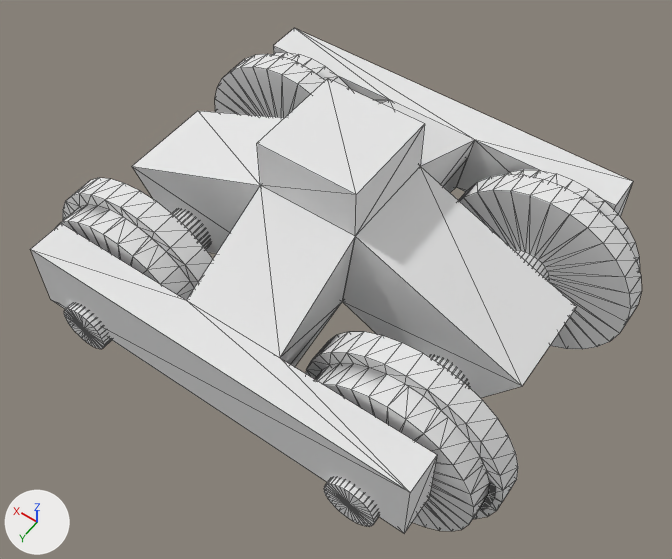
An edit to the OBJ model src/main/resources/assets/nyasamarailway/models/carts/nsb_2m_base.obj, drawn before and after from the same camera.
Rendered twice from a camera (50 mm lens) standing at (-13.2, 18.7, 25.4) and looking at (-0.5, 1.1, -2.4). Every picture has the same lights, and +X, +Y and +Z are marked at lower left. Mesh edges are drawn as thin lines. Where no turn or scale is listed for an object, it has been applied to the vertices.

In view in the first picture: 'bogie', 'm1', 'm2', 'wheel1', 'wheel2'.
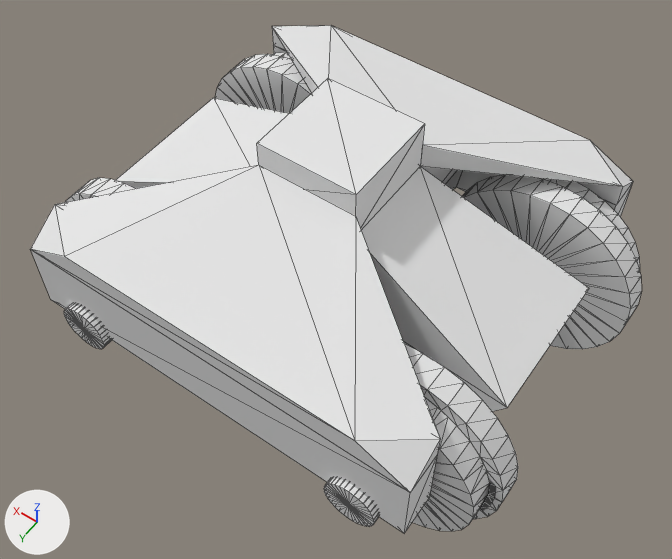
Pixel boxes [x1, y1, x2, y2] of what changed, in the pictures (672 x 559 px):
```json
{"object": "m4", "change": "added", "after": [31, 165, 440, 492]}
{"object": "m2", "change": "reshaped", "before": [342, 166, 577, 398], "after": [361, 166, 589, 411]}
{"object": "m3", "change": "added", "after": [272, 25, 633, 205]}
{"object": "m1", "change": "reshaped", "before": [132, 111, 284, 254], "after": [116, 98, 289, 189]}
{"object": "bogie", "change": "unchanged, covered by the edit", "before": [31, 28, 633, 533], "after": [31, 46, 633, 533]}
{"object": "wheel1", "change": "unchanged, covered by the edit", "before": [55, 52, 350, 349], "after": [64, 52, 311, 349]}
```

Edits to the scene script, one JSON object a line:
```json
{"block": "me_m1", "where": "me_m1.from_pydata(...)  # 8 vertices, 12 faces; spans x 1.5..8.75, y -2.0..2.0, z -4.5..2.0"}
{"block": "me_m1", "where": "# used by ob_m1; location = (0.0, 0.0, 0.0)"}
{"block": "me_m1", "change": "me_m1 part 1"}
{"op": "set", "path": "me_m1.vertices[0].co", "old": "(6.5, 2.0, -4.5)", "new": "(6.5, 3.0, -4.5)"}
{"op": "set", "path": "me_m1.vertices[1].co", "old": "(8.75, 2.0, -1.0)", "new": "(8.75, 3.0, -1.0)", "note": "pixel (131, 166) -> not seen"}
{"op": "set", "path": "me_m1.vertices[2].co", "old": "(6.5, -2.0, -4.5)", "new": "(6.5, -3.0, -4.5)"}
{"op": "set", "path": "me_m1.vertices[3].co", "old": "(8.75, -2.0, -1.0)", "new": "(8.75, -3.0, -1.0)", "note": "pixel (197, 110) -> pixel (213, 97)"}
{"block": "me_m2", "where": "me_m2.from_pydata(...)  # 8 vertices, 12 faces; spans x -8.75..-1.5, y -2.0..2.0, z -4.5..2.0"}
{"block": "me_m2", "where": "# used by ob_m2; location = (0.0, 0.0, 0.0)"}
{"block": "me_m2", "change": "me_m2 part 2"}
{"op": "set", "path": "me_m2.vertices[0].co", "old": "(-6.5, -2.0, -4.5)", "new": "(-6.5, -3.0, -4.5)"}
{"op": "set", "path": "me_m2.vertices[1].co", "old": "(-8.75, -2.0, -1.0)", "new": "(-8.75, -3.0, -1.0)", "note": "pixel (576, 306) -> pixel (589, 288)"}
{"op": "set", "path": "me_m2.vertices[2].co", "old": "(-6.5, 2.0, -4.5)", "new": "(-6.5, 3.0, -4.5)"}
{"op": "set", "path": "me_m2.vertices[3].co", "old": "(-8.75, 2.0, -1.0)", "new": "(-8.75, 3.0, -1.0)", "note": "pixel (522, 386) -> pixel (507, 407)"}
{"op": "add", "block": "me_m4", "code": ["me_m4 = bpy.data.meshes.new('m4')", "me_m4.from_pydata([(8.0, 6.3, 1.0), (6.0, 7.8, 1.0), (2.0, 2.0, 3.0), (2.0, 2.0, 2.0), (-2.0, 2.0, 3.0), (-6.0, 7.7, 1.0), (-2.0, 2.0, 2.0), (-8.0, 6.2, 1.0), (8.0, 7.8, 0.0), (8.0, 6.3, 0.0), (-8.0, 7.7, 0.0), (-8.0, 6.2, 0.0)], [], [(0, 1, 2), (3, 0, 2), (2, 5, 4), (2, 6, 3), (6, 0, 3), (4, 5, 7), (6, 4, 7), (8, 1, 0), (9, 8, 0), (5, 8, 10), (0, 11, 9), (11, 8, 9), (7, 5, 10), (11, 7, 10), (2, 1, 5), (2, 4, 6), (6, 7, 0), (5, 1, 8), (0, 7, 11), (11, 10, 8)])", "me_m4.materials.append(mat_none)  # white #e7e7e7"]}
{"op": "add", "block": "me_m3", "code": ["me_m3 = bpy.data.meshes.new('m3')", "me_m3.from_pydata([(-8.0, -6.2, 1.0), (-6.0, -7.8, 1.0), (-2.0, -2.0, 3.0), (-2.0, -2.0, 2.0), (2.0, -2.0, 3.0), (6.0, -7.8, 1.0), (2.0, -2.0, 2.0), (8.0, -6.2, 1.0), (-8.0, -7.8, 0.0), (-8.0, -6.2, 0.0), (8.0, -7.8, 0.0), (8.0, -6.2, 0.0)], [], [(0, 1, 2), (3, 0, 2), (2, 5, 4), (2, 6, 3), (6, 0, 3), (4, 5, 7), (6, 4, 7), (8, 1, 0), (9, 8, 0), (5, 8, 10), (0, 11, 9), (11, 8, 9), (7, 5, 10), (11, 7, 10), (2, 1, 5), (2, 4, 6), (6, 7, 0), (5, 1, 8), (0, 7, 11), (11, 10, 8)])", "me_m3.materials.append(mat_none)  # white #e7e7e7"]}
{"op": "add", "block": "ob_m4", "code": ["ob_m4 = bpy.data.objects.new('m4', me_m4)", "ob_m4.location = (0.0, 0.0, 0.0)"]}
{"op": "add", "block": "ob_m3", "code": ["ob_m3 = bpy.data.objects.new('m3', me_m3)", "ob_m3.location = (0.0, 0.0, 0.0)"]}
```
